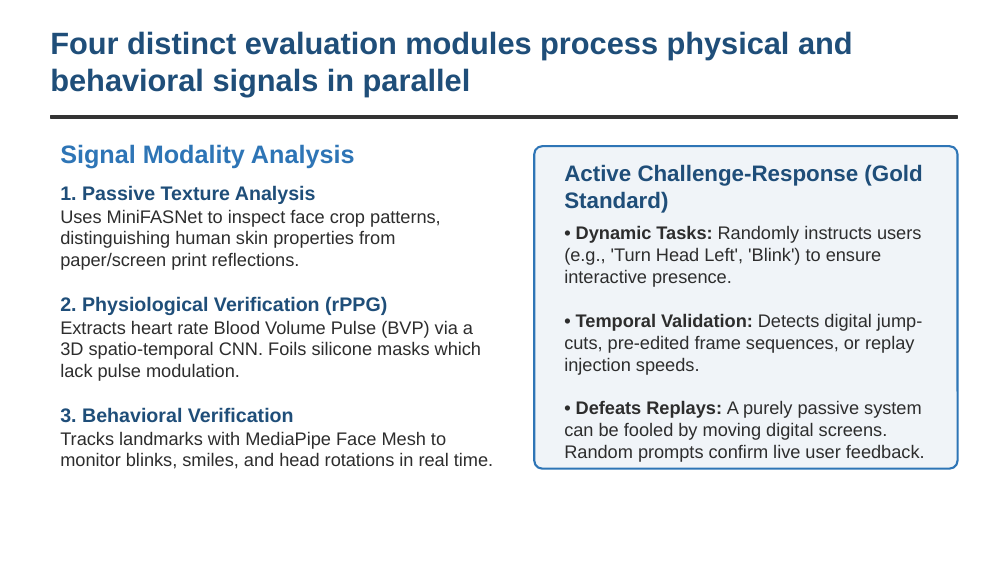
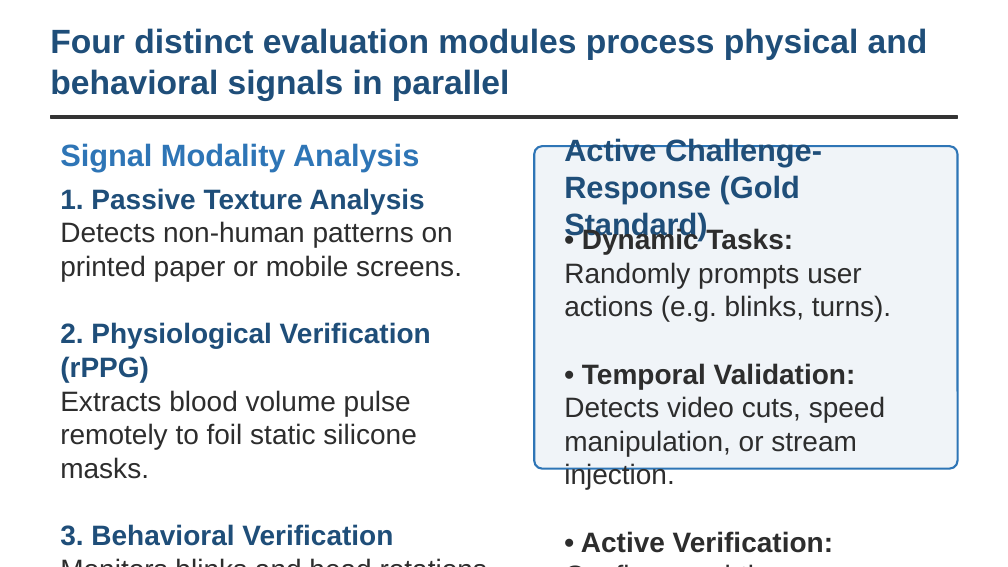
Before and after one commit to sthavirpunwatkar/SHIELD-Secure-Human-Identity-Liveness-Evaluation-Detection, a slide deck: slide 5 of SHIELD_CDAC_Project_Review.pptx. Drawn at 1008x567 pixels with LibreOffice and Linux fonts; fonts in the diff are those of the drawing. Boxes give left, top, right and bottom in pixels: in the first picture for what was removed or moved away, otherwise in the second. Text is boxed around its words. In the diff, an @@ line names an element or a change of style, - is before the commit and + after.

Commit message:
Update CDAC presentation slide script font sizes, text constraints, and fix widget test assertions

```diff
--- a/SHIELD_CDAC_Project_Review.pptx
+++ b/SHIELD_CDAC_Project_Review.pptx
@@ text "Four distinct evaluation modules process ..." at (x1=50, y1=28, x2=928, y2=101): size 22 to 24 pt @@
@@ text "Signal Modality Analysis" at (x1=60, y1=143, x2=419, y2=171): size 18 to 22 pt @@
@@ text "Active Challenge-Response (Gold Standard)" at (x1=564, y1=138, x2=822, y2=241): size 16 to 22 pt @@
@@ text at (x1=60, y1=188, x2=462, y2=546): text changed; size 13 to 20 pt @@
-1. Passive Texture Analysis
-Uses MiniFASNet to inspect face crop patterns, distinguishing human skin properties from paper/screen print reflections.
-2. Physiological Verification (rPPG)
-Extracts heart rate Blood Volume Pulse (BVP) via a 3D spatio-temporal CNN. Foils silicone masks which lack pulse modulation.
-3. Behavioral Verification
-Tracks landmarks with MediaPipe Face Mesh to monitor blinks, smiles, and head rotations in real time.
+1. Passive Texture Analysis
+Detects non-human patterns on printed paper or mobile screens.
+2. Physiological Verification (rPPG)
+Extracts blood volume pulse remotely to foil static silicone masks.
+3. Behavioral Verification
+Monitors blinks and head rotations to prevent static replays.
@@ text at (x1=564, y1=227, x2=891, y2=553): text changed; size 13 to 20 pt @@
-• Dynamic Tasks: Randomly instructs users (e.g., 'Turn Head Left', 'Blink') to ensure interactive presence.
-• Temporal Validation: Detects digital jump-cuts, pre-edited frame sequences, or replay injection speeds.
-• Defeats Replays: A purely passive system can be fooled by moving digital screens. Random prompts confirm live user feedback.
+• Dynamic Tasks: Randomly prompts user actions (e.g. blinks, turns).
+• Temporal Validation: Detects video cuts, speed manipulation, or stream injection.
+• Active Verification: Confirms real-time compliance unlike simple passive checks.
```
Also in this commit, not shown: 9 other slides changed, 2 other files.
